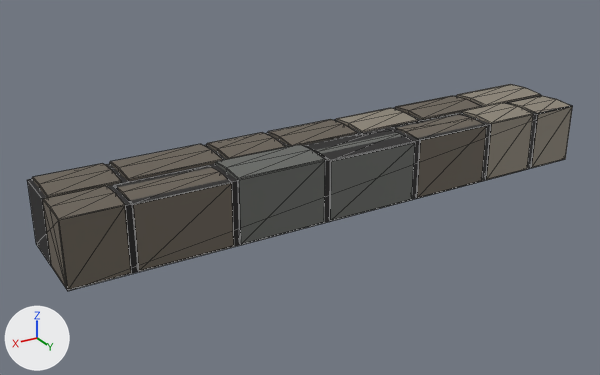
The glTF model production/assets/cloud-week/kerbs-covers/channel_setts.glb as it was, and as the next commit left it.
Both versions are drawn from a camera (50 mm lens) standing at (0.895, 1.464, 0.579) and looking at (0.066, 0.083, -0.111). Every picture has the same lights, and +X, +Y and +Z are marked at lower left. The picture after the commit comes second. Mesh edges are drawn as thin lines. Vertices at exactly the same position are counted once.

In view in the first picture: 'mortar', 'sett_granite_blue_grey', 'sett_sett_dull', 'sett_sett_pale_worn'.
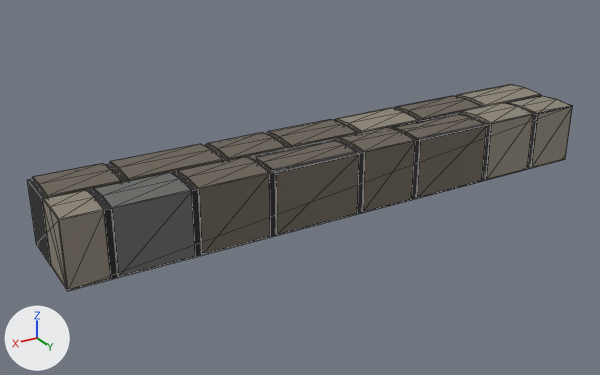
Where the change shows, as pixel boxes [x1, y1, x2, y2] in the pictures (600 x 375 px; the box of a moved part takes in the faces that stretch with it):
'sett_sett_dull', reshaped (18% shorter)
    before: [32, 96, 487, 290]
    after: [32, 96, 487, 254]
'sett_granite_blue_grey', reshaped (49% narrower, 7% shorter)
    before: [215, 133, 415, 244]
    after: [94, 173, 195, 276]
'sett_sett_pale_worn', reshaped
    before: [336, 84, 572, 180]
    after: [42, 84, 572, 290]
part 1 of me_sett_granite_blue_grey, moved or reshaped
    before: [215, 144, 325, 244]
    after: [94, 173, 195, 276]
part 2 of me_sett_sett_dull, moved or reshaped
    before: [117, 168, 234, 271]
    after: [338, 127, 415, 212]
part 3 of me_sett_sett_dull, moved or reshaped
    before: [42, 186, 131, 290]
    after: [256, 141, 359, 235]
part 4 of me_sett_sett_dull, added
    after: [177, 157, 271, 254]
part 5 of me_sett_sett_pale_worn, added
    after: [42, 190, 111, 290]

The edits, one by one:
me_sett_granite_blue_grey is used by ob_sett_granite_blue_grey; location (0.0, 0.0, 0.0).
me_sett_granite_blue_grey had 56 vertices, 104 faces and spanned x -0.139..0.27, y 0.105..0.204, z -0.14..0.0.
me_sett_granite_blue_grey now has 28 vertices, 52 faces and spans x 0.361..0.509, y 0.105..0.204, z -0.14..-0.003.
me_sett_granite_blue_grey part 1: the loose piece of 28 vertices spanning x 0.081..0.27, y 0.105..0.204, z -0.14..0.0 is scaled about its middle by (0.783, 1, 0.98), then moved by (0.26, 0.0, -0.001).
Other edits to the shape of me_sett_granite_blue_grey do not show in these pictures.
me_sett_sett_dull is used by ob_sett_sett_dull; location (0.0, 0.0, 0.0).
me_sett_sett_dull had 224 vertices, 416 faces and spanned x -0.411..0.6, y 0.001..0.204, z -0.14..0.0.
me_sett_sett_dull now has 252 vertices, 468 faces and spans x -0.411..0.59, y 0.001..0.204, z -0.14..0.0.
me_sett_sett_dull part 2: the loose piece of 28 vertices spanning x 0.282..0.472, y 0.105..0.204, z -0.14..-0.005 is scaled about its middle by (0.666, 1, 1.02), then moved by (-0.452, 0.0, 0.001).
me_sett_sett_dull part 3: the loose piece of 28 vertices spanning x 0.484..0.6, y 0.105..0.204, z -0.14..-0.002 is scaled about its middle by (1.66, 1, 0.979), then moved by (-0.446, 0.0, -0.001).
me_sett_sett_dull part 4: the loose piece of 28 vertices spanning x 0.282..0.472, y 0.105..0.204, z -0.14..-0.005 is copied, and the copy is scaled about its middle by (0.763, 1, 1.02), then moved by (-0.101, 0.0, 0.001); it spans x 0.203..0.349, y 0.105..0.204, z -0.14..-0.002.
me_sett_sett_pale_worn is used by ob_sett_sett_pale_worn; location (0.0, 0.0, 0.0).
me_sett_sett_pale_worn had 112 vertices, 208 faces and spanned x -0.6..-0.075, y 0.001..0.204, z -0.14..-0.002.
me_sett_sett_pale_worn now has 140 vertices, 260 faces and spans x -0.6..0.6, y 0.001..0.204, z -0.14..-0.002.
me_sett_sett_pale_worn part 5: the loose piece of 28 vertices spanning x -0.226..-0.075, y 0.001..0.104, z -0.14..-0.003 is copied, and the copy is scaled about its middle by (0.511, 0.96, 0.998), then moved by (0.711, 0.102, 0.0); it spans x 0.521..0.6, y 0.105..0.204, z -0.14..-0.003.
